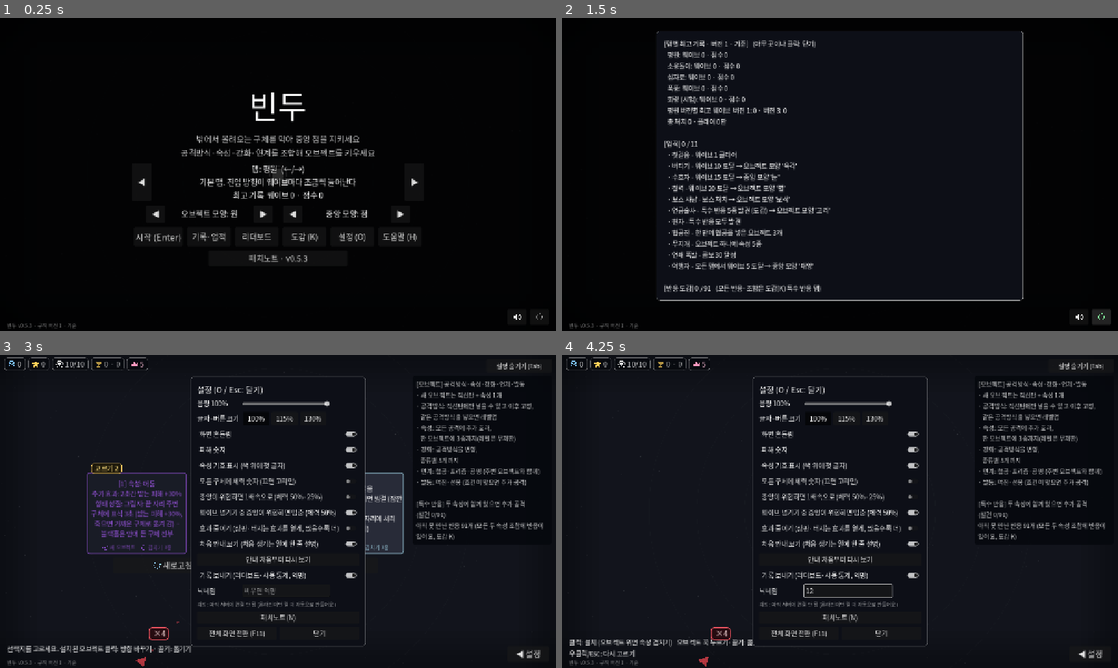
Above: before the commit, frames 1-4 (two rows, left to right).
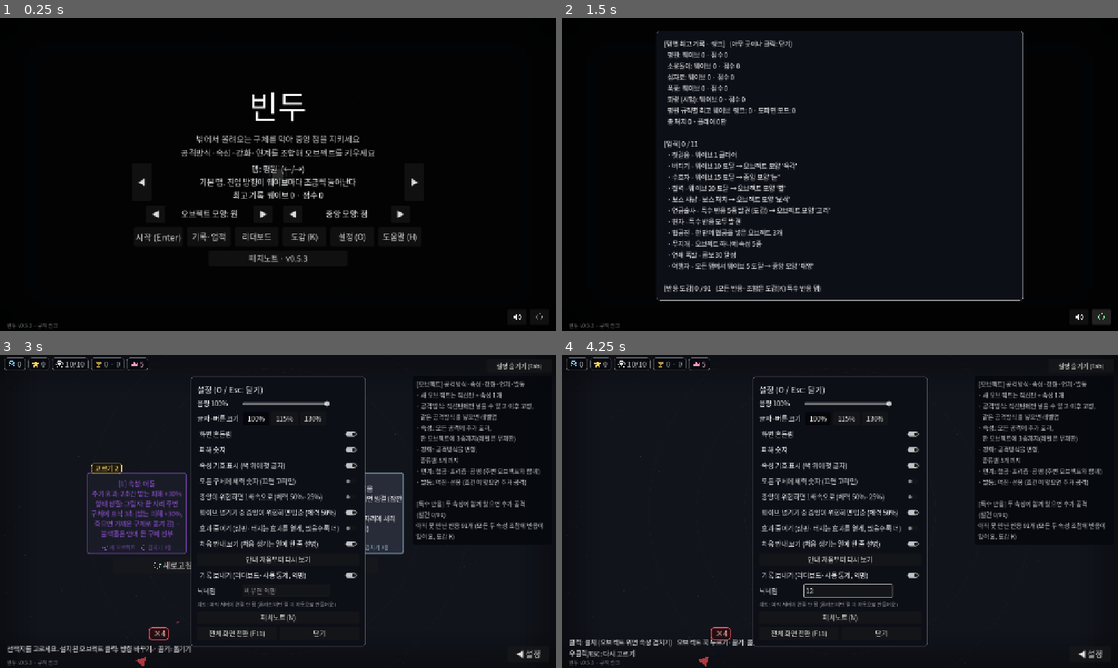
Above: after the commit, the same moments.

Repository: lenope1214/Bindu
Game: Godot game, scene res://main.tscn
Same seed, same stepped clock (60 frames per second), same inputs: the game is played once before the commit and once after it.
Inputs (mouse positions are in pixels of both pictures, inside the frame that each line leads up to):
- Up to frame 1 (0.25 s): no input
- Up to frame 2 (1.5 s): click "기록·업적" at 0.5 s; click (1101, 318) at 1.25 s
- Up to frame 3 (3 s): click (517, 655) at 2 s; tap Enter at 2.75 s; move the mouse to (400, 495) at 2.77 s; hold Right from 2.78 s (still down); tap O at 2.85 s; click (400, 495) at 2.92 s
- Up to frame 4 (4.25 s): tap Space at 3.02 s; release Right at 3.5 s; click (845, 589) at 3.52 s; type "12" at 3.6 s

The runs differ from the first frame. In frame 1, less than 0.1% of the frame differs, in the area x 8-14%, y 97-100%; in frame 2, 0.4%, in the area x 8-46%, y 7-100%; in frame 3, less than 0.1%; in frame 4, less than 0.1%.

Commit message:
규칙 이름: 버전 1 → 랭크, 버전 3 → 도파민 모드 (보이는 이름만, id 그대로)
Co-Authored-By: Claude Opus 5.5 <noreply@anthropic.com>
Claude-Session: https://claude.ai/code/session_012rhiBjoxHGkBK7TZjoBv4j

Diff:
--- a/scripts/main.gd
+++ b/scripts/main.gd
@@ -994,7 +994,7 @@
 	items.append(["core", Color(1, 0.55, 0.6) if core_hp * 3 <= core_max else W, ct, Color(1, 0.6, 0.6) if wave_dmg > 0 else W, ctip, false])
 	items.append(["best", Color(1, 0.82, 0.35, 0.7), "%s · %d" % [num(best_score), best_wave], D, [["최고 기록: 점수 %s · 웨이브 %d" % [num(best_score), best_wave], W]], false])
 	if Meta.rules != 1:
-		items.append(["tag", D, Rules.NAMES[Meta.rules], D, [["규칙 버전", W]], false])
+		items.append(["tag", D, Rules.NAMES[Meta.rules], D, [["규칙", W]], false])
 	if not Modes.on.is_empty():
 		items.append(["tag", Color(1, 0.7, 0.4), "x%.2f" % Modes.mul(), Color(1, 0.8, 0.55), [["모드 점수 배율 x%.2f" % Modes.mul(), W]], false])
 	var nt := towers.get_child_count()
@@ -1143,7 +1143,7 @@
 		"공격방식은 직선탄일 때 한 번만 정할 수 있고, 같은 것을 넣으면 레벨업",
 		"속성을 많이 겹칠수록 피해는 늘고 공격 속도는 조금씩 느려집니다. 오브젝트가 많을수록 모든 오브젝트의 피해가 늘어요(오브젝트 수 보너스, 5개 +16%% · 10개 +23%%, 늘수록 덜 오름). %s" % mods,
 		"감속은 최대 70%, 밀기는 조금씩만. 기절·속박·빙결은 연달아 걸릴수록 짧아지다가 잠깐 면역",
-		"화면 밖 구체는 맞지 않습니다. 시작 화면에서 규칙 버전%s과 맵%s을 바꿀 수 있어요" % (["", ""] if touch_ui else ["(↑/↓)", "(←/→)"]),
+		"화면 밖 구체는 맞지 않습니다. 시작 화면에서 규칙(랭크·도파민 모드)%s과 맵%s을 바꿀 수 있어요" % (["", ""] if touch_ui else ["(↑/↓)", "(←/→)"]),
 		"모드(첫 판 뒤): 어렵게 하면 점수 배율이 오르고, 쉽게 하면 내려가요 (쉽게 모드 판은 기록 따로)",
 	])
 
@@ -3471,8 +3471,8 @@
 	# 규칙 버전끼리 비교하기 쉽게: 지금 맵의 버전별 최고 웨이브
 	var vers := PackedStringArray()
 	for r in Rules.IDS:
-		vers.append("버전 %d: %d" % [r, Meta.best_of(Meta.key(Meta.map_id, r))[0]])
-	lines.append("  %s 버전별 최고 웨이브  %s" % [Meta.map_name(Meta.map_id), " · ".join(vers)])
+		vers.append("%s: %d" % [Rules.NAMES[r], Meta.best_of(Meta.key(Meta.map_id, r))[0]])
+	lines.append("  %s 규칙별 최고 웨이브  %s" % [Meta.map_name(Meta.map_id), " · ".join(vers)])
 	# 2026-10-30 이전 규칙(버전 1~5)의 기록은 따로 보관해 보여 준다
 	var olds := PackedStringArray()
 	for r in Rules.OLD_IDS:
@@ -3773,7 +3773,7 @@
 		b.text = texts[i] + ("  ▶" if i < 2 or board_seasons.size() > 1 else "")
 		b.disabled = i == 2 and board_seasons.size() <= 1
 	board_bar.visible = true
-	var lines := PackedStringArray(["[리더보드]   위 버튼을 누르면 맵·규칙 버전·시즌이 바뀝니다   (빈 곳 %s)" % ("누르면 닫기" if touch_ui else "클릭: 닫기"), "", "", ""])
+	var lines := PackedStringArray(["[리더보드]   위 버튼을 누르면 맵·규칙·시즌이 바뀝니다   (빈 곳 %s)" % ("누르면 닫기" if touch_ui else "클릭: 닫기"), "", "", ""])
 	var specs := [["all", "이번 시즌 전체"], ["week", "이번 주"]] if board_season == 0 else [["all", sname + " 전체"]]
 	for spec in specs:
 		lines.append(spec[1])
@@ -4190,7 +4190,7 @@
 	new_armed = 0.0
 	new_btn.text = _kh("새로 시작 (N)" if continue_btn.visible else "시작 (Enter)")
 	if continue_btn.visible:
-		continue_btn.text = "이어하기 (Enter)   웨이브 %d부터 · %s · 버전 %d" % [info["wave"] + 1, Meta.MAPS[info["map"]]["name"], info["rules"]]
+		continue_btn.text = "이어하기 (Enter)   웨이브 %d부터 · %s · %s" % [info["wave"] + 1, Meta.MAPS[info["map"]]["name"], Rules.NAMES[info["rules"]]]
 
 
 ## 저장된 선택지 카드가 지금 판에서도 쓸 수 있는 형식인지.
--- a/scripts/rules.gd
+++ b/scripts/rules.gd
@@ -10,11 +10,12 @@
 const ALL_IDS := [1, 2, 3, 4]  # apply가 아는 버전 (봇 비교용)
 const OLD_IDS := [1, 2, 3, 4, 5]  # 2026-10-30 이전 규칙의 최고 기록 (기록 화면에 "이전 규칙"으로). 이 버전으로 저장된 이어하기는 버전 1로
 const REC_TAG := "r2"  # 고친 버전 1·3은 최고 기록을 새로 시작한다 (예전 기록은 그대로 보관)
-const NAMES := {1: "버전 1 · 기준", 2: "버전 2 · 분산형", 3: "버전 3 · 자유 쌓기", 4: "버전 4 · 빠른 템포", 5: "버전 5 · 조합형 (폐기)"}
+## 보이는 이름 (2026-10-31 사용자 결정: 1 = 랭크, 3 = 도파민 모드). id는 기록 키·서버와 맞춰 그대로 둔다.
+const NAMES := {1: "랭크", 2: "버전 2 · 분산형", 3: "도파민 모드", 4: "버전 4 · 빠른 템포", 5: "버전 5 · 조합형 (폐기)"}
 const DESCS := {
 	1: "오브젝트마다 속성 3종 · 같은 강화 5개까지 · 쉬는 시간마다 카드 2장 · 오브젝트 수 보너스(5개 +16% · 10개 +23%, 늘수록 덜 오름) · 저항 구체 10웨이브, 굳센 구체 13웨이브부터",
 	2: "오브젝트마다 속성 2종 · 같은 강화 3개까지 · 오브젝트 1개당 모든 피해 +6%",
-	3: "상한 없음 · 속성 종류마다 공격 속도 -25% · 같은 강화는 쌓을수록 효과 절반씩 · 그 밖은 버전 1과 같음",
+	3: "상한 없음 · 속성 종류마다 공격 속도 -25% · 같은 강화는 쌓을수록 효과 절반씩 · 그 밖은 랭크와 같음",
 	4: "쉬는 시간마다 카드 2장 · 11웨이브부터 구체 체력 웨이브마다 +8% · 특수 구체 8웨이브부터 · 구체 수 1.4배",
 	5: "폐기 (2026-10-30, 너무 어려움). 예전 기록만 남음",
 }
Not shown, changed: CHANGELOG.md
